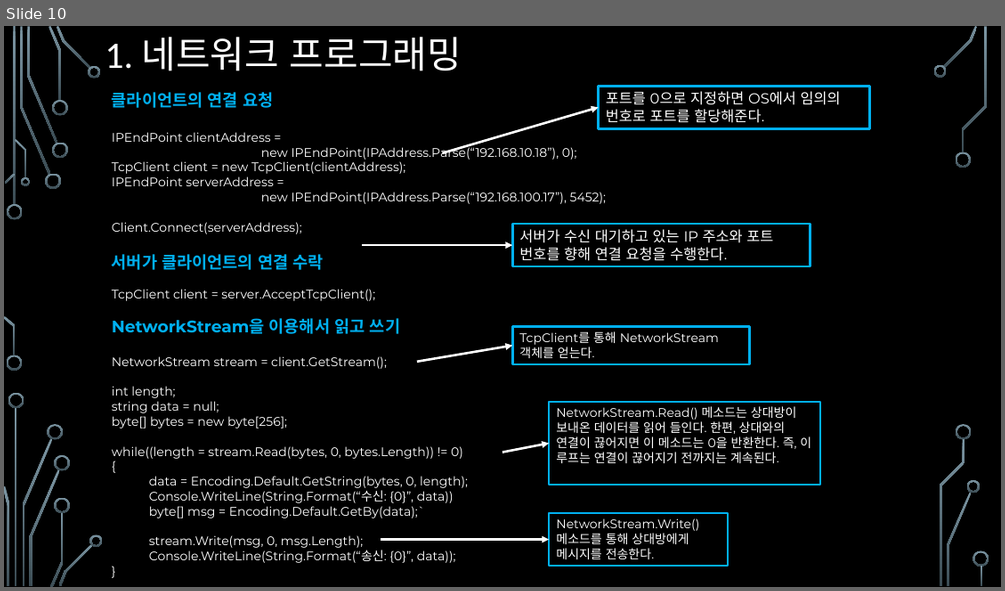
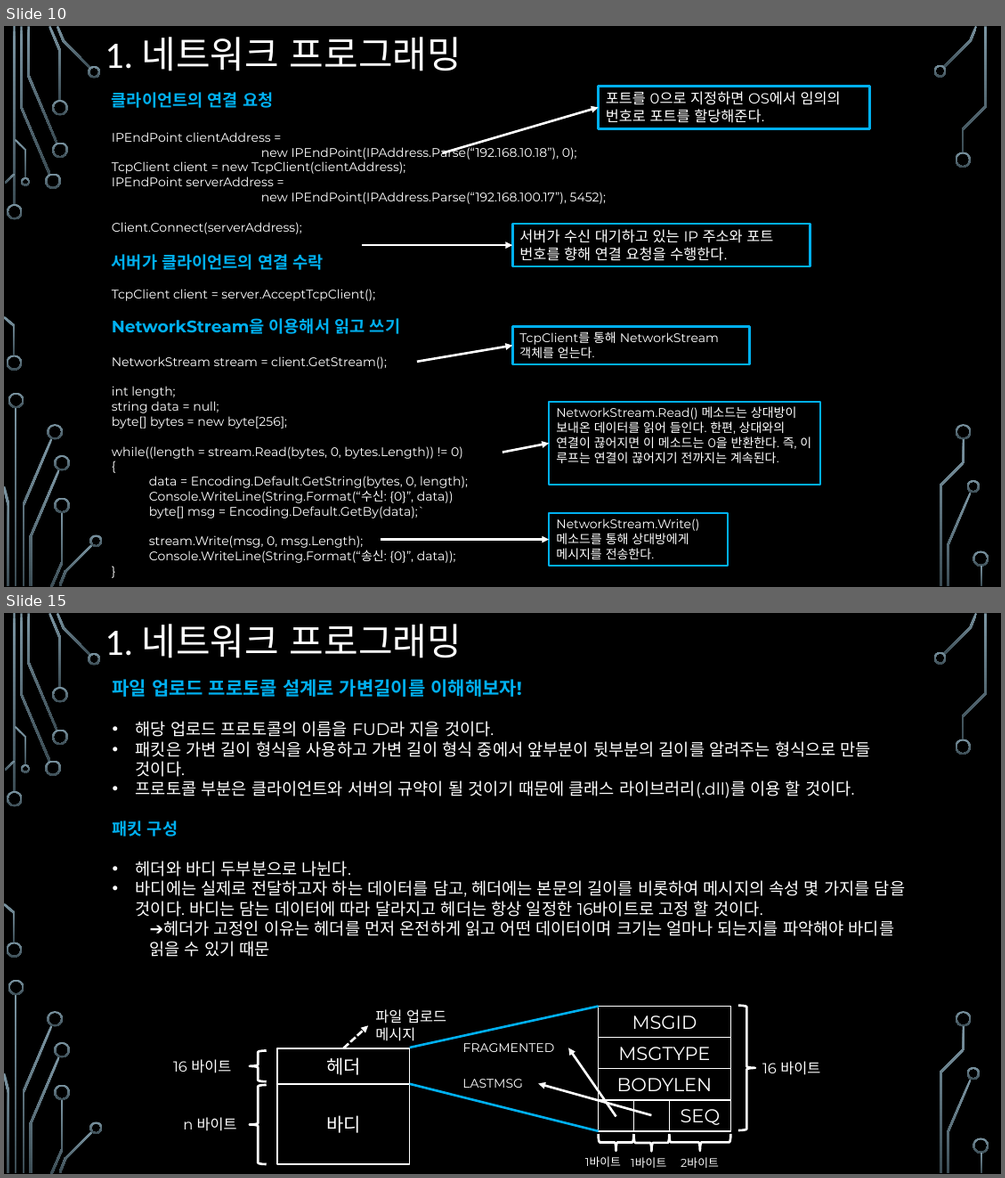
Before and after one commit to assassin4613/CShap, a slide deck: C#_Chapter_12.pptx. Shown one above the other, each under a label of ours: slide 10 before the commit, slides 10 and 15 after it; the slides between them are not shown. The pictures are 1005x591 and 1005x1178 pixels, drawn with LibreOffice and Linux fonts; fonts in the diff are those of the drawing; background and template pictures are left out. Boxes give left, top, right and bottom in pixels: in the first picture for what was removed or moved away, otherwise in the second. Text is boxed around its words. In the diff, an @@ line names an element or a change of style, - is before the commit and + after.

```diff
--- a/C#_Chapter_12.pptx
+++ b/C#_Chapter_12.pptx
@@ slide 15 added at (4, 613, 1001, 1174), background picture (left out); not listed: 36 template elements that a slide beside it also shows @@
@@ title added at (105, 624, 461, 658), 36 pt, text #FFFFFF @@
+1. 네트워크 프로그래밍
@@ text added at (113, 679, 905, 957), 16 pt, text #FFFFFF @@
+파일 업로드 프로토콜 설계로 가변길이를 이해해보자!
+• 해당 업로드 프로토콜의 이름을 FUD라 지을 것이다.
+• 패킷은 가변 길이 형식을 사용하고 가변 길이 형식 중에서 앞부분이 뒷부분의 길이를 알려주는 형식으로 만들 것이다.
+• 프로토콜 부분은 클라이언트와 서버의 규약이 될 것이기 때문에 클래스 라이브러리(.dll)를 이용 할 것이다.
+패킷 구성
+• 헤더와 바디 두부분으로 나뉜다.
+• 바디에는 실제로 전달하고자 하는 데이터를 담고, 헤더에는 본문의 길이를 비롯하여 메시지의 속성 몇 가지를 담을 것이다. 바디는 담는 데이터에 따라 달라지고 헤더는 항상 일정한 16바이트로 고정 할 것이다.
+  ➔헤더가 고정인 이유는 헤더를 먼저 온전하게 읽고 어떤 데이터이며 크기는 얼마나 되는지를 파악해야 바디를 읽을 수 있기 때문
@@ group added at (173, 1005, 820, 1167): 9 texts, 8 rectangles, 6 left braces, 3 arrows, 2 lines @@
+헤더
+바디
+16 바이트
+n 바이트
+파일 업로드 메시지
+MSGID
+MSGTYPE
+BODYLEN
+SEQ
+16 바이트
+1바이트
+1바이트
+2바이트
+FRAGMENTED
+LASTMSG
```
Also in this commit, not shown: 2 slides changed, 4 other slides added.
